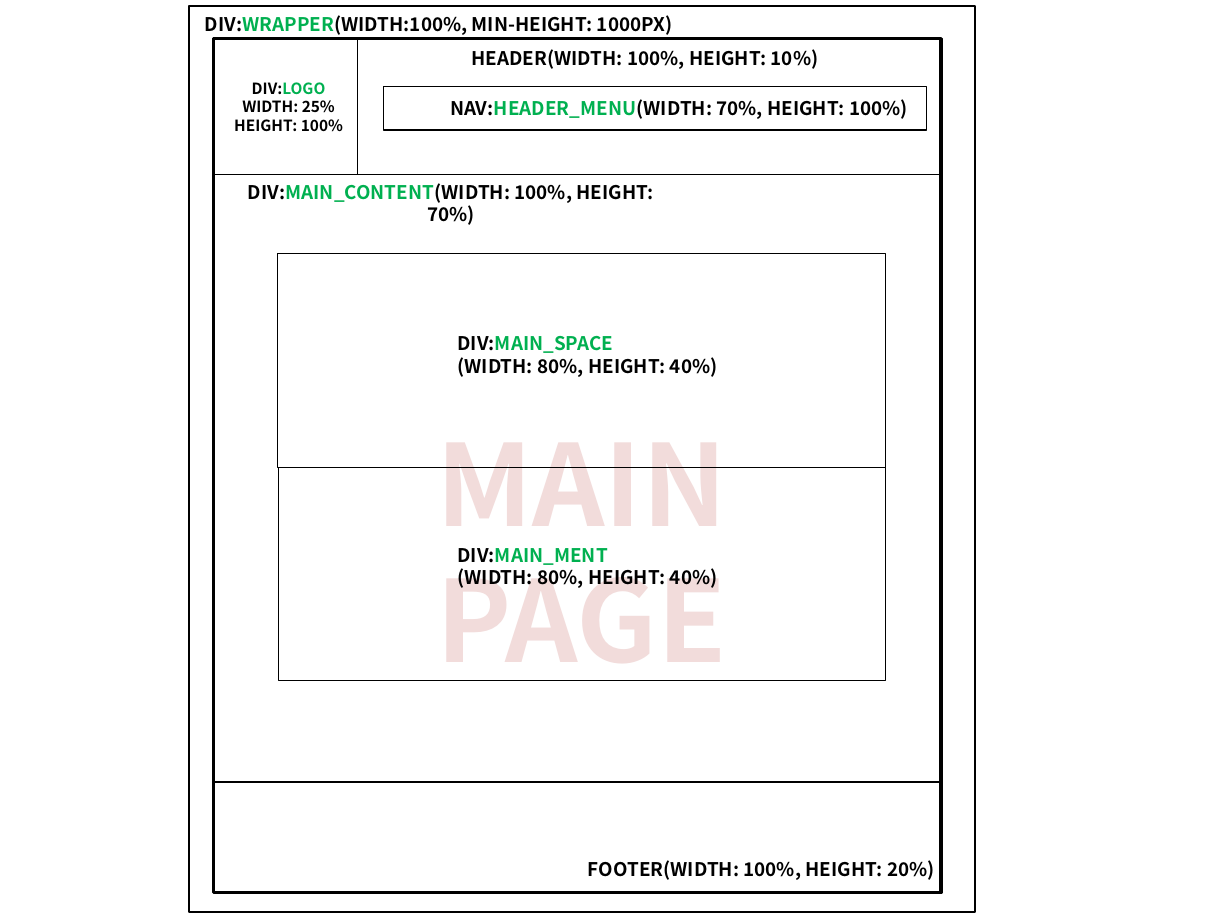
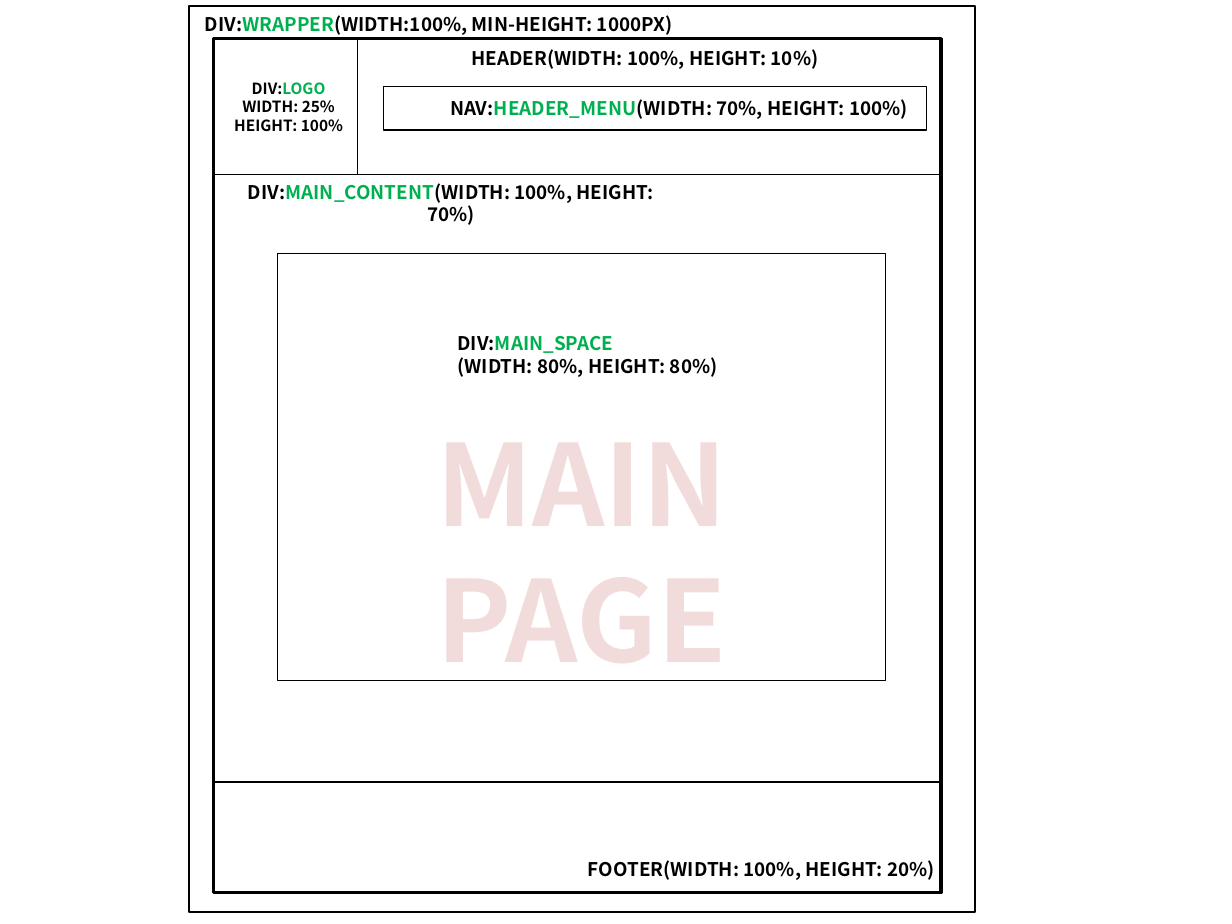
Before and after one commit to seoulsudal/CamFlexProject, a slide deck: slide 1 of 프로젝트 산출물/8. LAYOUT/캠플렉스 사용자레이아웃.pptx. Drawn at 1232x924 pixels with LibreOffice and Linux fonts; fonts in the diff are those of the drawing. Boxes give left, top, right and bottom in pixels: in the first picture for what was removed or moved away, otherwise in the second. Text is boxed around its words. In the diff, an @@ line names an element or a change of style, - is before the commit and + after.

```diff
--- a/프로젝트 산출물/8. LAYOUT/캠플렉스 사용자레이아웃.pptx
+++ b/프로젝트 산출물/8. LAYOUT/캠플렉스 사용자레이아웃.pptx
@@ rectangle: place and size @@
-rectangle at <box>277,254,885,467</box>
+rectangle at <box>277,254,885,680</box>
@@ text in rectangle at <box>457,336,718,377</box>: text changed @@
-DIV:MAIN_SPACE
-(WIDTH: 80%, HEIGHT: 40%)
+DIV:MAIN_SPACE
+(WIDTH: 80%, HEIGHT: 80%)
@@ rectangle removed at <box>278,467,886,680</box> @@
@@ rectangle removed at <box>445,547,736,585</box> @@
-DIV:MAIN_MENT
-(WIDTH: 80%, HEIGHT: 40%)
```
Also in this commit, not shown: 1 other slide changed, 25 other files.
